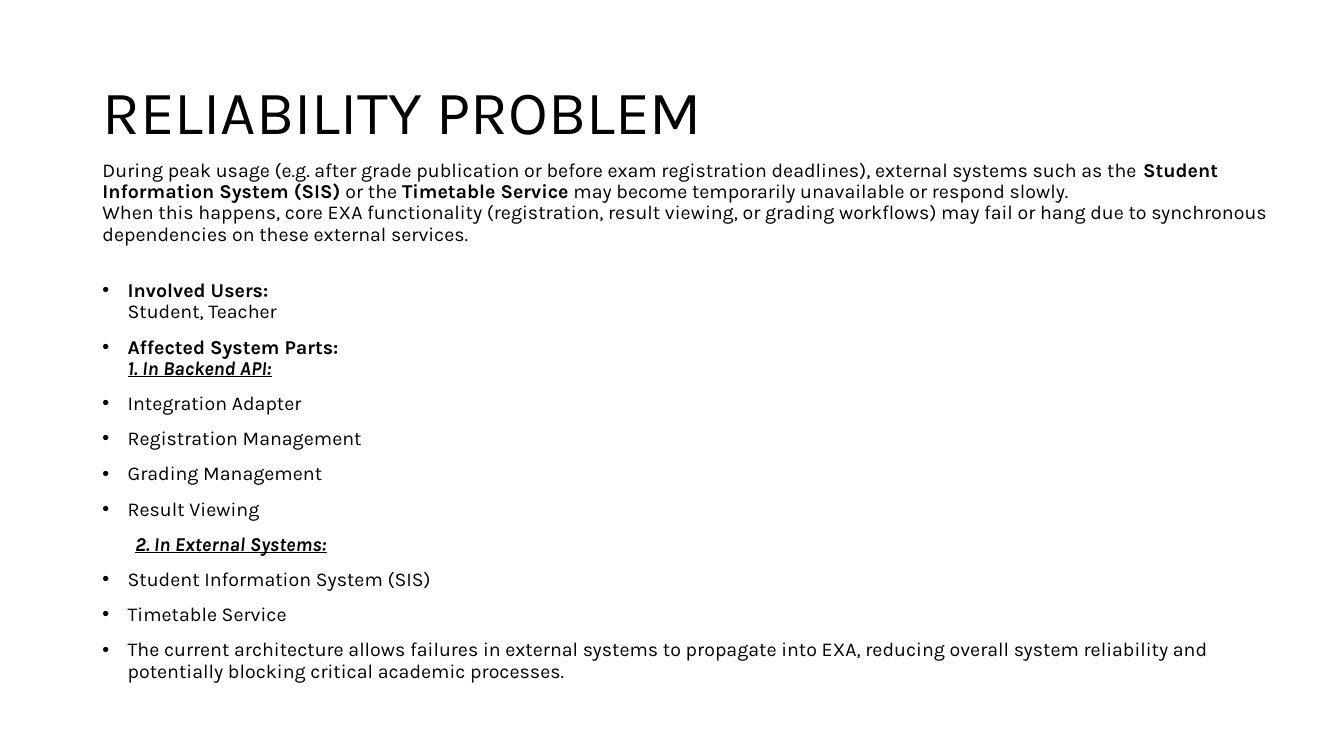
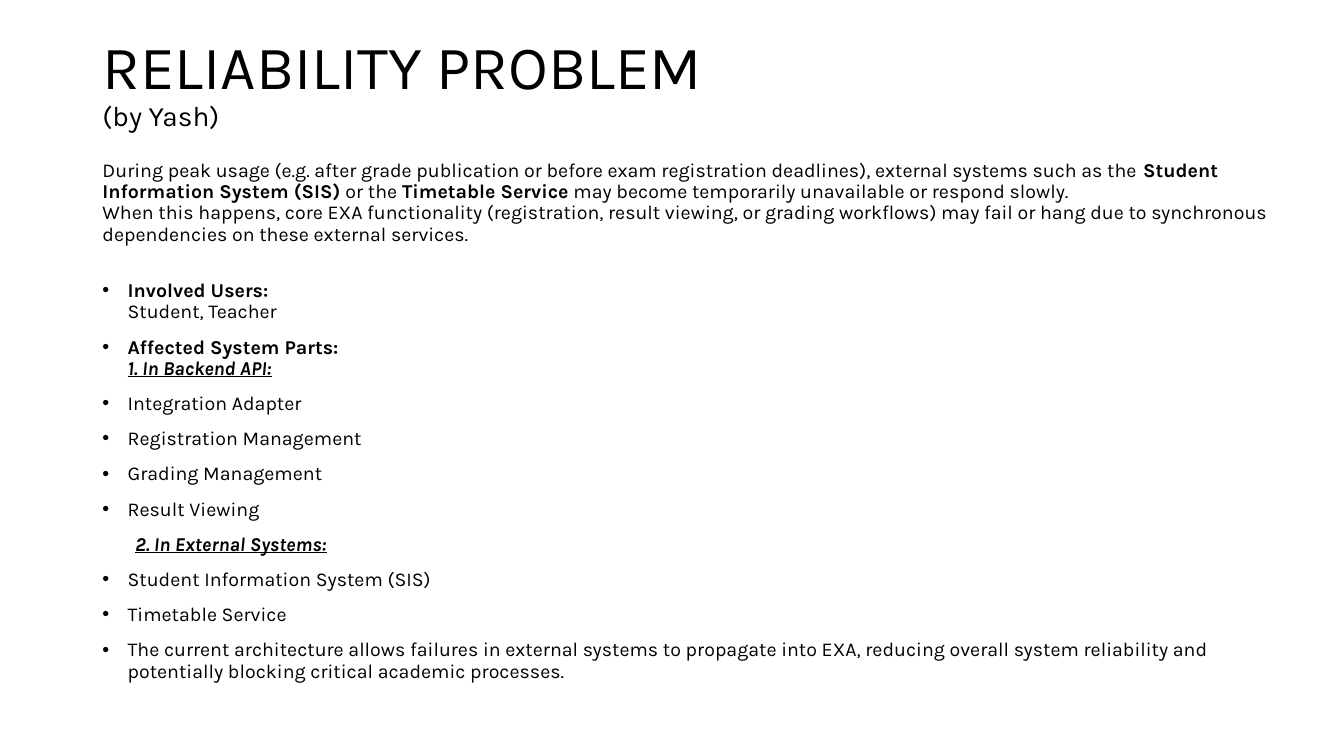
Before and after one commit to mayembe-martin/software_architecture_schedules, a slide deck: slide 16 of M2/Presentation_Qualities.pptx (slide 14 before the commit). Drawn at 1344x756 pixels with LibreOffice and Linux fonts; fonts in the diff are those of the drawing. Boxes give left, top, right and bottom in pixels: in the first picture for what was removed or moved away, otherwise in the second. Text is boxed around its words. In the diff, an @@ line names an element or a change of style, - is before the commit and + after.

```diff
--- a/M2/Presentation_Qualities.pptx
+++ b/M2/Presentation_Qualities.pptx
@@ title at (102,49,702,133): text changed @@
-RELIABILITY PROBLEM
+RELIABILITY PROBLEM
+(by Yash)
```
Also in this commit, not shown: 6 other slides changed, 2 slides added, 1 slide removed, 1 other file.
